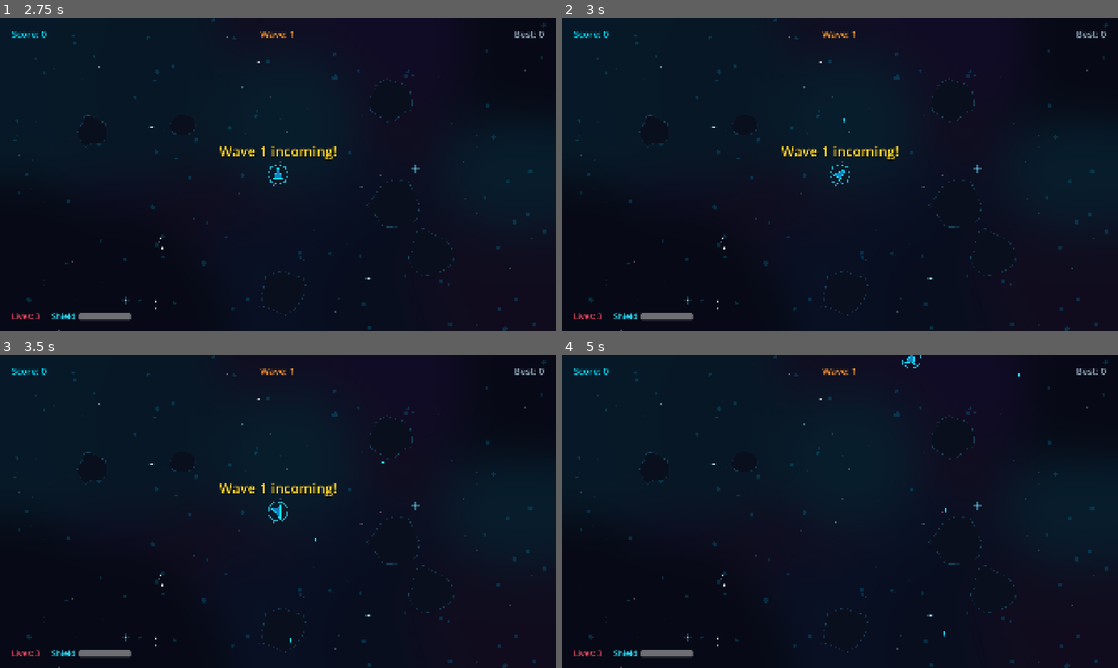
Above: before the commit, frames 1-4 (two rows, left to right).
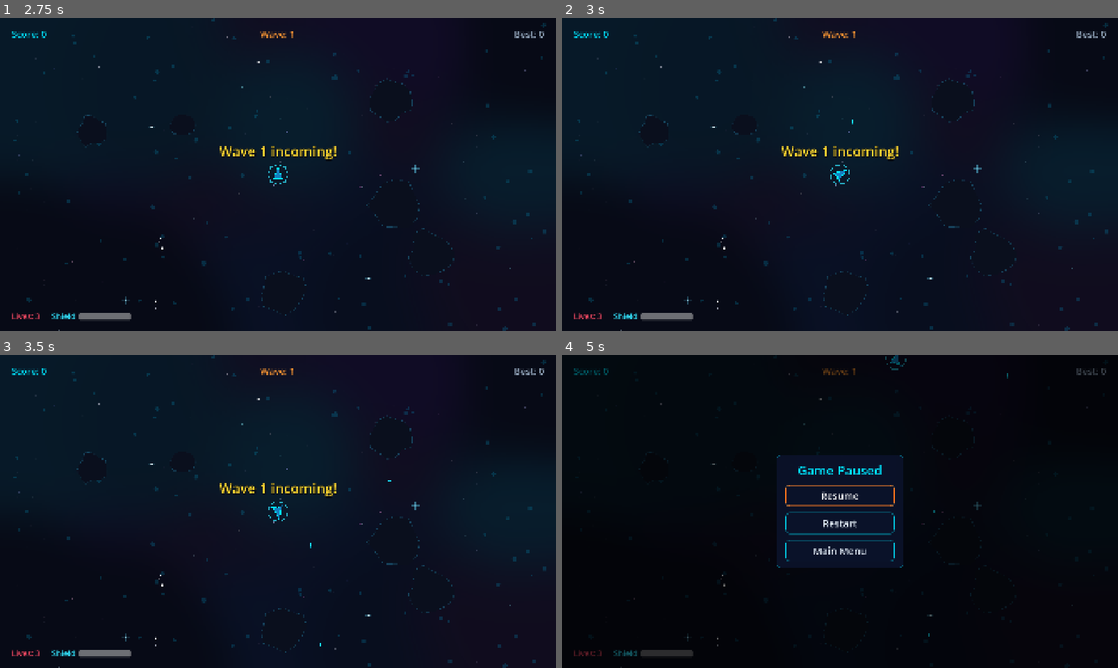
Above: after the commit, the same moments.

Repository: ChobitsChii/games
Game: Godot game, scene res://scenes/splash_screen.tscn
Same seed, same stepped clock (60 frames per second), same inputs: the game is played once before the commit and once after it.
Inputs (mouse positions are in pixels of both pictures, inside the frame that each line leads up to):
- Up to frame 1 (2.75 s): tap Enter at 0.5 s; move the mouse to (400, 158) at 0.52 s; hold Right (rotate_right) 0.53-1.28 s; hold Space (fire) 0.53-1.28 s; click (400, 158) at 0.67 s; move the mouse to (166, 190) at 1.27 s; hold Left (rotate_left) 1.28-2 s; tap H (hyperspace) at 1.35 s; click (166, 190) at 1.42 s; click "Start" at 2 s
- Up to frame 2 (3 s): tap Enter at 2.75 s; move the mouse to (895, 105) at 2.77 s; hold Right (rotate_right) from 2.78 s (still down); hold Space (fire) from 2.78 s (still down); click (895, 105) at 2.92 s
- Up to frame 3 (3.5 s): keep holding Right (rotate_right); keep holding Space (fire)
- Up to frame 4 (5 s): move the mouse to (812, 574) at 3.52 s; release Right (rotate_right) at 3.53 s; release Space (fire) at 3.53 s; hold Up (thrust) 3.53-4.28 s; tap H (hyperspace) at 3.6 s; click (812, 574) at 3.67 s; move the mouse to (1006, 558) at 4.27 s; hold Left (rotate_left) from 4.28 s (still down); hold Space (fire) from 4.28 s (still down); click (1006, 558) at 4.42 s; tap Escape (pause) at 4.9 s

Frame 1 is identical in both runs. In frame 2, less than 0.1% of the frame differs, in the area x 48-53%, y 32-54%; in frame 3, less than 0.1%; in frame 4, 8.8%, in the area x 2-100%, y 0-100%.
Error before the commit: Invalid call. Nonexistent function 'is_action_just_pressed' in base 'InputEventKey'. (res://scripts/game.gd:99)

Commit message:
fix(asteroid_drift): fix splash boot config, mouse click/aim controls and pause menu

Diff:
--- a/asteroid_drift/i18n/asteroid_drift.csv
+++ b/asteroid_drift/i18n/asteroid_drift.csv
@@ -6,11 +6,11 @@
 MENU_CREDITS,Credits,Credits
 MENU_QUIT,Beenden,Quit
 MENU_HOW_TO_PLAY,Steuerung,How to Play
-MENU_CONTROLS_ROTATE,Drehen: A / D oder Pfeiltasten,Rotate: A / D or Arrow Keys
-MENU_CONTROLS_THRUST,Schub: W oder Pfeil oben,Thrust: W or Arrow Up
-MENU_CONTROLS_FIRE,Feuer: Leertaste oder Mausklick,Fire: Space or Left Click
-MENU_CONTROLS_HYPERSPACE,Hyperspace: H oder Shift,Hyperspace: H or Shift
-MENU_CONTROLS_PAUSE,Pause: Esc oder P,Pause: Esc or P
+MENU_CONTROLS_ROTATE,"Drehen: Mausbewegung, A / D oder Pfeiltasten","Rotate: Mouse Aim, A / D or Arrow Keys"
+MENU_CONTROLS_THRUST,"Schub: Rechte Maustaste, W oder Pfeil oben","Thrust: Right Click, W or Arrow Up"
+MENU_CONTROLS_FIRE,"Feuer: Linke Maustaste oder Leertaste","Fire: Left Click or Space"
+MENU_CONTROLS_HYPERSPACE,"Hyperspace: H oder Shift","Hyperspace: H or Shift"
+MENU_CONTROLS_PAUSE,"Pause: Esc oder P","Pause: Esc or P"
 MENU_BACK,Zurück,Back
 MENU_SPLASH_PROMPT,Klicke oder drücke eine Taste zum Starten,Click or press any key to start
 HUD_SCORE,Punkte,Score
--- a/asteroid_drift/project.godot
+++ b/asteroid_drift/project.godot
@@ -11,8 +11,14 @@
 [application]
 
 config/name="Asteroid Drift"
+config/version="1.0.1"
 run/main_scene="res://scenes/splash_screen.tscn"
 config/features=PackedStringArray("4.7", "GL Compatibility")
+boot_splash/bg_color=Color(0.015, 0.02, 0.05, 1)
+boot_splash/show_image=true
+boot_splash/image="res://assets/graphics/splash.png"
+boot_splash/use_filter=true
+boot_splash/minimum_display_time=1200
 config/icon="res://icon.svg"
 
 [autoload]
--- a/asteroid_drift/scenes/splash_screen.tscn
+++ b/asteroid_drift/scenes/splash_screen.tscn
@@ -22,6 +22,7 @@
 texture = ExtResource("2_bg")
 expand_mode = 1
 stretch_mode = 6
+mouse_filter = 2
 
 [node name="CenterContainer" type="CenterContainer" parent="."]
 layout_mode = 1
@@ -32,6 +33,7 @@
 offset_top = -180.0
 grow_horizontal = 2
 grow_vertical = 0
+mouse_filter = 2
 
 [node name="VBoxContainer" type="VBoxContainer" parent="CenterContainer"]
 layout_mode = 2
--- a/asteroid_drift/scripts/game.gd
+++ b/asteroid_drift/scripts/game.gd
@@ -53,7 +53,13 @@
 
 
 func _ready() -> void:
-	process_mode = Node.PROCESS_MODE_PAUSABLE
+	process_mode = Node.PROCESS_MODE_ALWAYS
+
+	var app_theme: Theme = ThemeFactory.build(Constants.PALETTE)
+	hud.theme = app_theme
+	pause_menu.theme = app_theme
+	game_over_menu.theme = app_theme
+	upgrade_picker.theme = app_theme
 
 	_audio_mgr = AudioManager.new()
 	add_child(_audio_mgr)
@@ -95,12 +101,14 @@
 	return 0
 
 
-func _unhandled_input(event: InputEvent) -> void:
-	if event.is_action_just_pressed("pause"):
+func _input(event: InputEvent) -> void:
+	if event.is_action_pressed("pause"):
 		if state == State.PLAYING:
 			_pause_game()
+			get_viewport().set_input_as_handled()
 		elif state == State.PAUSED:
 			_resume_game()
+			get_viewport().set_input_as_handled()
 
 
 func _physics_process(delta: float) -> void:
@@ -231,6 +239,7 @@
 		if not options.is_empty():
 			state = State.UPGRADE
 			upgrade_picker.display_options(options)
+			get_tree().paused = true
 			return
 
 	_start_wave(wave + 1)
@@ -240,6 +249,7 @@
 	var current: int = int(_acquired_upgrades.get(upgrade_id, 0))
 	_acquired_upgrades[upgrade_id] = current + 1
 	ship.apply_upgrades(_acquired_upgrades)
+	get_tree().paused = false
 	state = State.PLAYING
 	_start_wave(wave + 1)
 
@@ -365,6 +375,7 @@
 func _pause_game() -> void:
 	state = State.PAUSED
 	pause_menu.visible = true
+	%ResumeButton.grab_focus()
 	get_tree().paused = true
 
 
--- a/asteroid_drift/scripts/ship.gd
+++ b/asteroid_drift/scripts/ship.gd
@@ -70,6 +70,16 @@
 	_update_shield_visual()
 
 
+var _using_mouse_aim := false
+
+
+func _unhandled_input(event: InputEvent) -> void:
+	if autoplay:
+		return
+	if event is InputEventMouseMotion:
+		_using_mouse_aim = true
+
+
 func _physics_process(delta: float) -> void:
 	var turn_input := 0.0
 	var is_thrusting := false
@@ -85,17 +95,26 @@
 	else:
 		if Input.is_action_pressed("rotate_left"):
 			turn_input -= 1.0
+			_using_mouse_aim = false
 		if Input.is_action_pressed("rotate_right"):
 			turn_input += 1.0
-		if Input.is_action_pressed("thrust"):
+			_using_mouse_aim = false
+		if Input.is_action_pressed("thrust") or Input.is_mouse_button_pressed(MOUSE_BUTTON_RIGHT):
 			is_thrusting = true
 		if Input.is_action_pressed("fire"):
 			wants_fire = true
 		if Input.is_action_just_pressed("hyperspace"):
 			trigger_hyperspace()
 
-	# Drehung
-	rotation += turn_input * turn_speed * delta
+		if _using_mouse_aim:
+			var mouse_pos := get_global_mouse_position()
+			if global_position.distance_to(mouse_pos) > 10.0:
+				var target_angle := (mouse_pos - global_position).angle() + (PI / 2.0)
+				rotation = rotate_toward(rotation, target_angle, turn_speed * 2.5 * delta)
+
+	# Drehung per Tastatur / Gamepad
+	if not _using_mouse_aim:
+		rotation += turn_input * turn_speed * delta
 
 	# Schub & Dämpfung
 	if is_thrusting:
--- a/asteroid_drift/scripts/splash_screen.gd
+++ b/asteroid_drift/scripts/splash_screen.gd
@@ -26,7 +26,15 @@
 	pulse.tween_property(prompt_label, "modulate:a", 1.0, 0.8)
 
 
+func _gui_input(event: InputEvent) -> void:
+	_check_input(event)
+
+
 func _unhandled_input(event: InputEvent) -> void:
+	_check_input(event)
+
+
+func _check_input(event: InputEvent) -> void:
 	if not _can_continue:
 		return
 	if event is InputEventKey and event.pressed:
Binary file changed: asteroid_drift/i18n/asteroid_drift.de.translation
Binary file changed: asteroid_drift/i18n/asteroid_drift.en.translation
Not shown, changed: asteroid_drift/README.md
